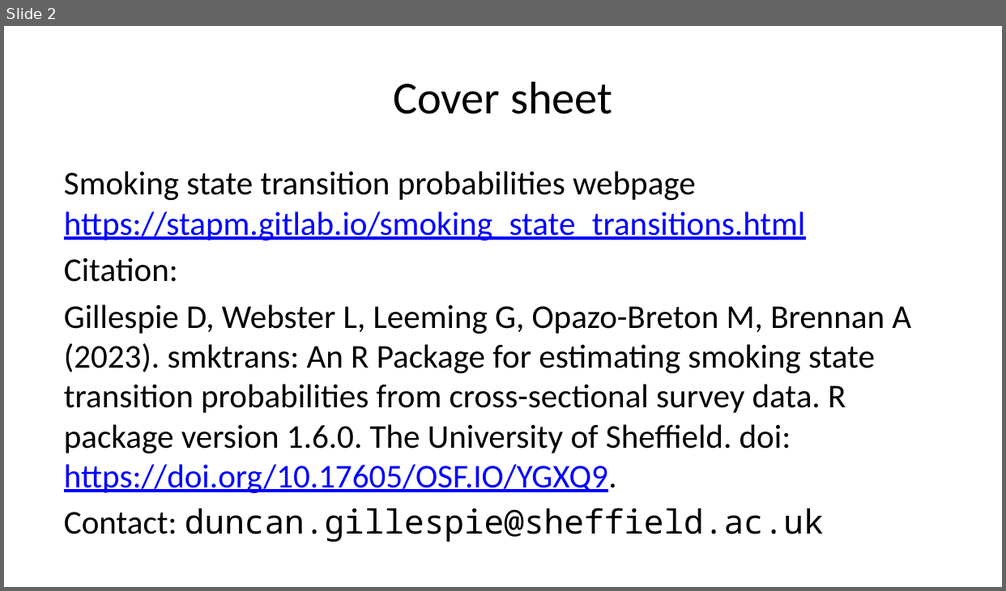
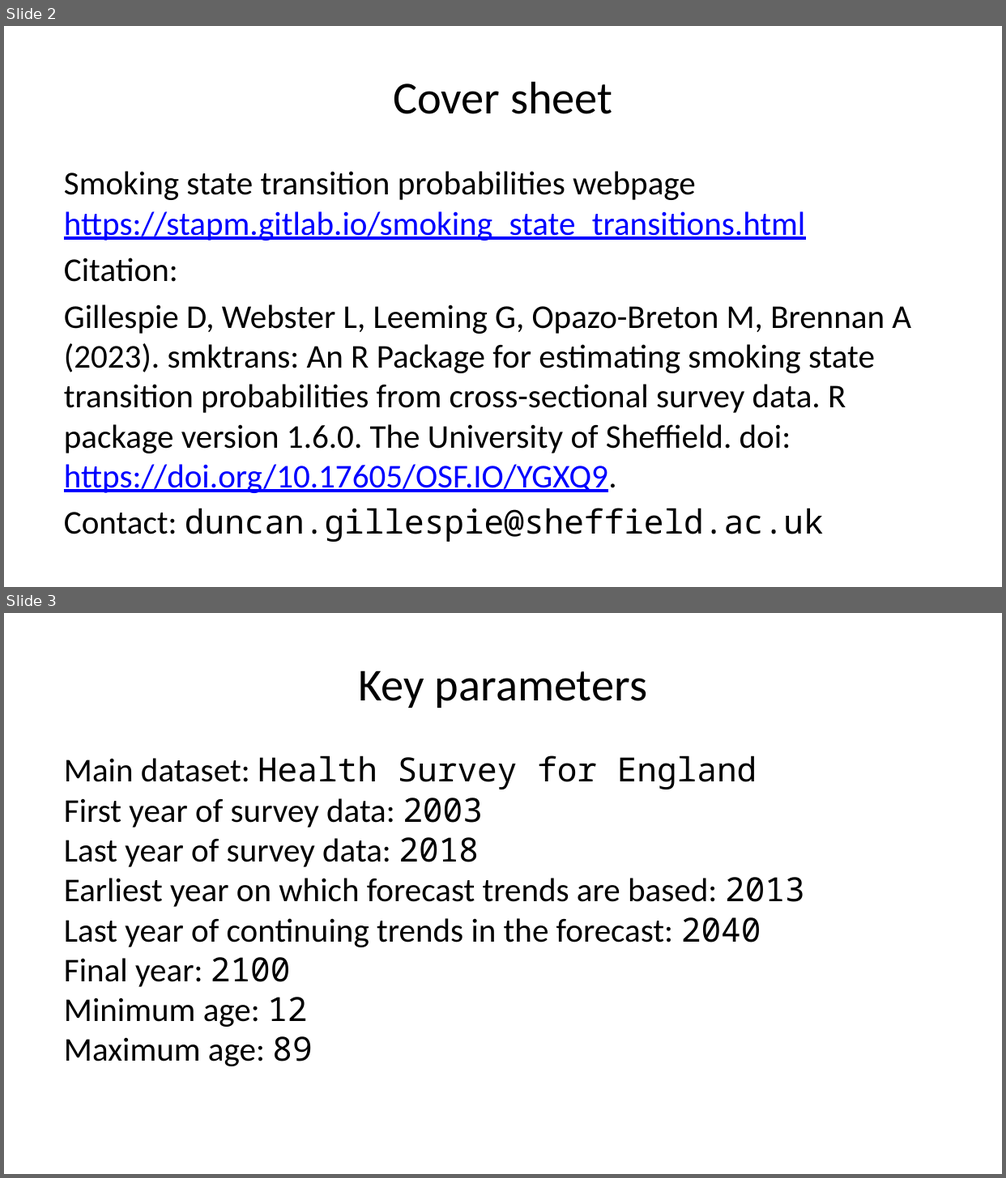
Before and after one commit to stapm-platform/smktrans, a slide deck: transition_probability_estimates/smoking_transitions_England.pptx. Shown one above the other, each under a label of ours: slide 2 before the commit, slides 2 and 3 after it. The pictures are 1006x591 and 1006x1178 pixels, drawn with LibreOffice and Linux fonts; fonts in the diff are those of the drawing. Boxes give left, top, right and bottom in pixels: in the first picture for what was removed or moved away, otherwise in the second. Text is boxed around its words. In the diff, an @@ line names an element or a change of style, - is before the commit and + after.

Commit message:
change England min age of estimates to 12 add key parameters to QA ppt

```diff
--- a/transition_probability_estimates/smoking_transitions_England.pptx
+++ b/transition_probability_estimates/smoking_transitions_England.pptx
@@ slide 3 added at (x1=4, y1=613, x2=1002, y2=1174), background #FFFFFF @@
@@ title added at (x1=359, y1=671, x2=647, y2=708), 33 pt, text #000000 @@
+Key parameters
@@ text added at (x1=64, y1=756, x2=805, y2=1067), 24 pt, text #000000 @@
+Main dataset: Health Survey for England
+First year of survey data: 2003
+Last year of survey data: 2018
+Earliest year on which forecast trends are based: 2013
+Last year of continuing trends in the forecast: 2040
+Final year: 2100
+Minimum age: 12
+Maximum age: 89
```
Also in this commit, not shown: 1 slide changed, 3 other files.
